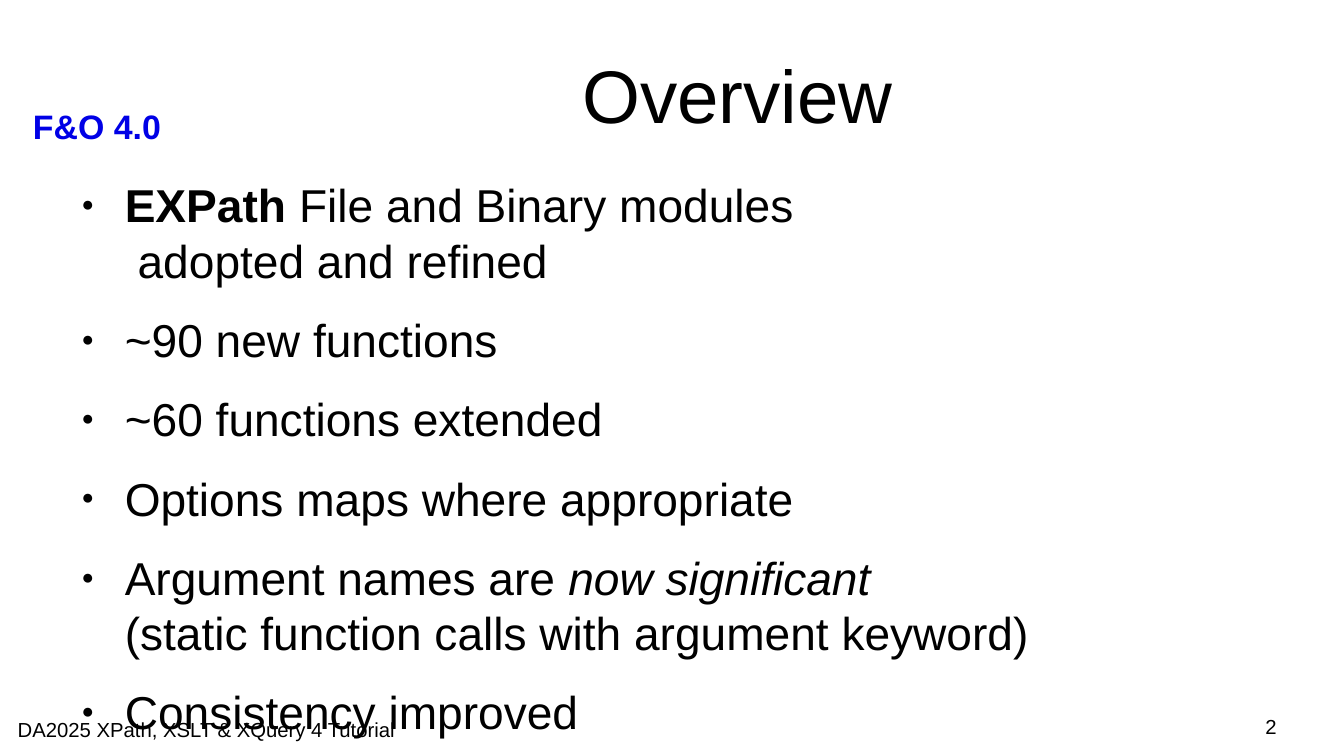
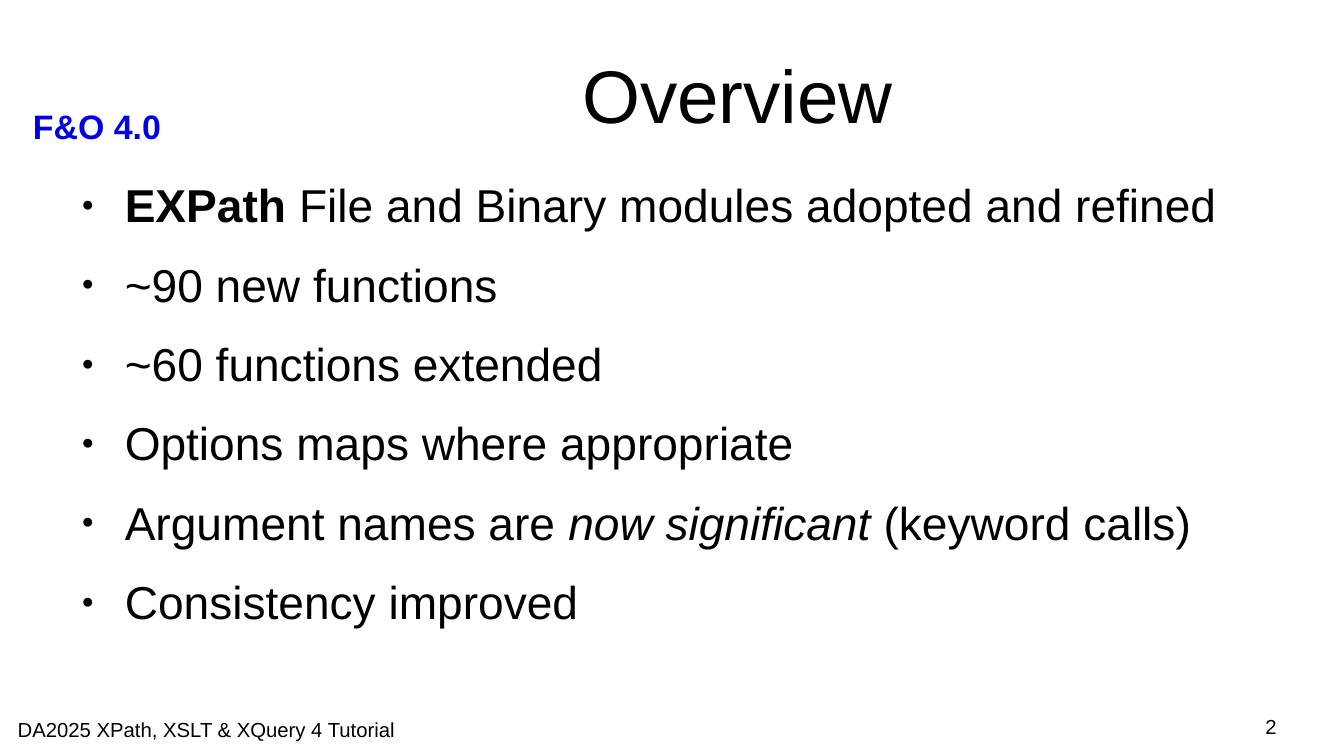
Before and after one commit to johnlumley/johnlumley.github.io, a slide deck: slide 2 of DA2025/slides/QT4-FO.odp. Drawn at 1344x756 pixels with LibreOffice and Linux fonts; fonts in the diff are those of the drawing; background and template pictures are left out. Boxes give left, top, right and bottom in pixels: in the first picture for what was removed or moved away, otherwise in the second. Text is boxed around its words. In the diff, an @@ line names an element or a change of style, - is before the commit and + after.

```diff
--- a/DA2025/slides/QT4-FO.odp
+++ b/DA2025/slides/QT4-FO.odp
@@ text at [125,506,1191,548]: text changed @@
-● Argument names are now significant
-  (static function calls with argument keyword)
+● Argument names are now significant (keyword calls)
```
Also in this commit, not shown: 5 other slides changed, 3 slides added, 4 other files.
